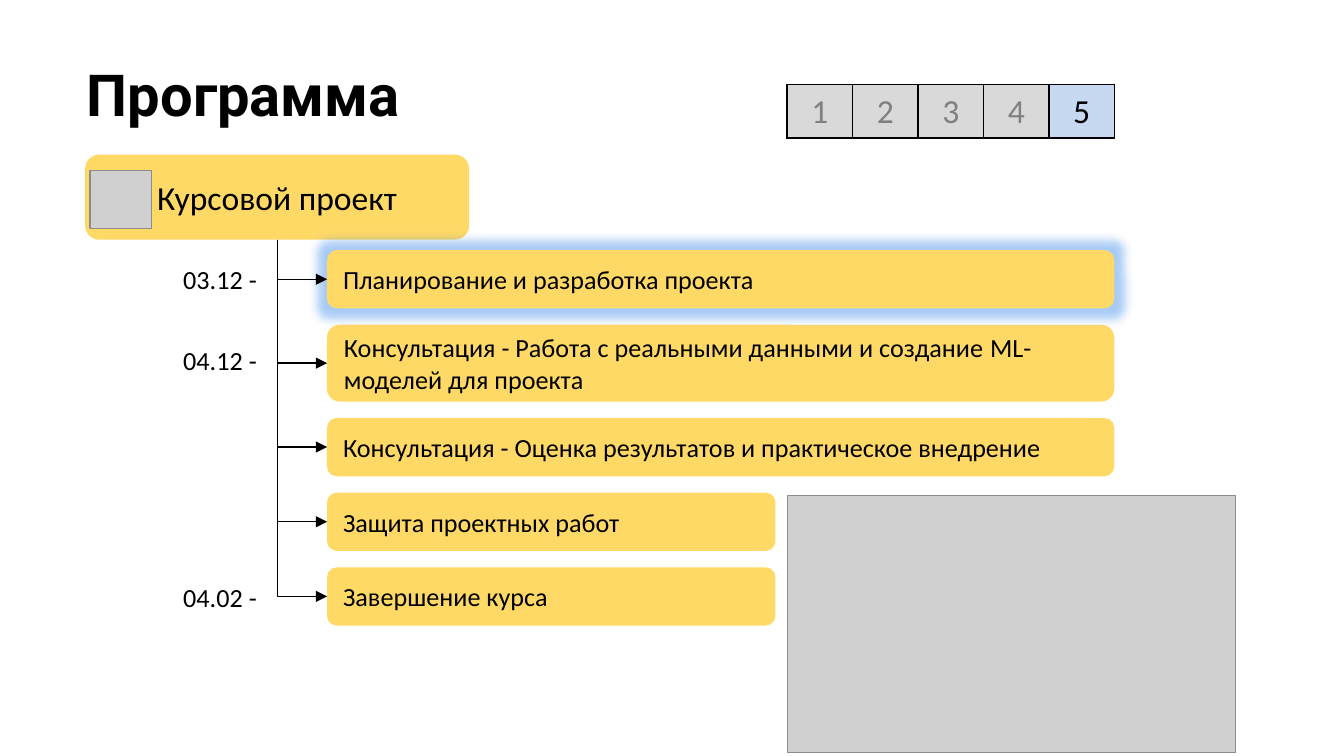
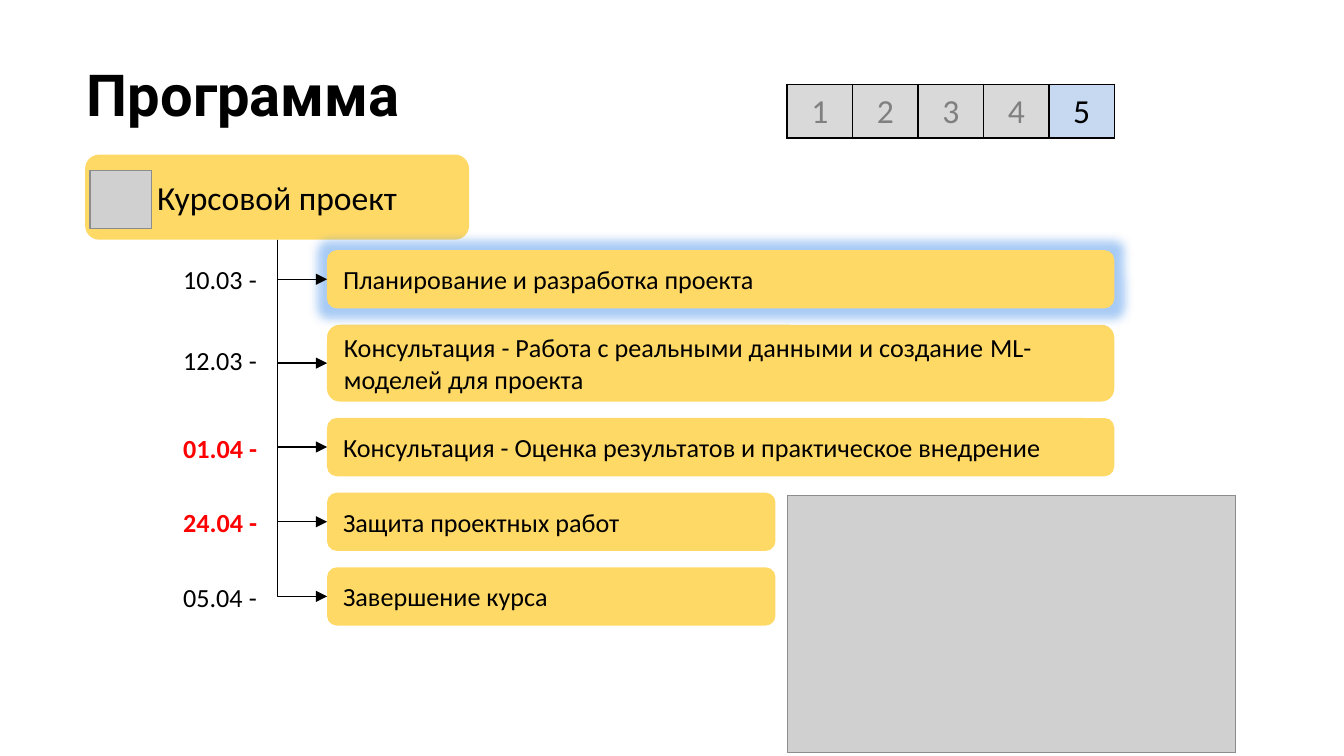
Before and after one commit to stureiko/Otus_lectures, a slide deck: slide 10 of FinML/Course-project/Course project.pptx. Drawn at 1344x756 pixels with LibreOffice and Linux fonts; fonts in the diff are those of the drawing; grey boxes stand for pictures; background and template pictures are left out. Boxes give left, top, right and bottom in pixels: in the first picture for what was removed or moved away, otherwise in the second. Text is boxed around its words. In the diff, an @@ line names an element or a change of style, - is before the commit and + after.

```diff
--- a/FinML/Course-project/Course project.pptx
+++ b/FinML/Course-project/Course project.pptx
@@ text at (x1=183, y1=272, x2=243, y2=289): text changed @@
-03.12 -
+10.03 -
@@ text at (x1=183, y1=353, x2=243, y2=370): text changed @@
-04.12 -
+12.03 -
@@ text added at (x1=183, y1=441, x2=243, y2=458), 14 pt, text #FF0000, bold @@
+01.04 -
@@ text added at (x1=183, y1=515, x2=243, y2=532), 14 pt, text #FF0000, bold @@
+24.04 -
@@ text at (x1=183, y1=590, x2=243, y2=607): text changed @@
-04.02 -
+05.04 -
```
Also in this commit, not shown: 1 other slide changed, 37 other files.
